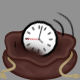
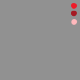
Before/after of a 80 x 80 layered artwork. What changed in the layer stack:
added layer "smell palette" above "sound palette" over [2, 3, 78, 64]
hid group "sound" (55 layers) over [0, 3, 80, 80]
added group "smell" with 23 layers above "taste" over [0, 3, 80, 80]
hid group "pouch" (1st of 2) (10 layers) over [0, 3, 80, 80]
